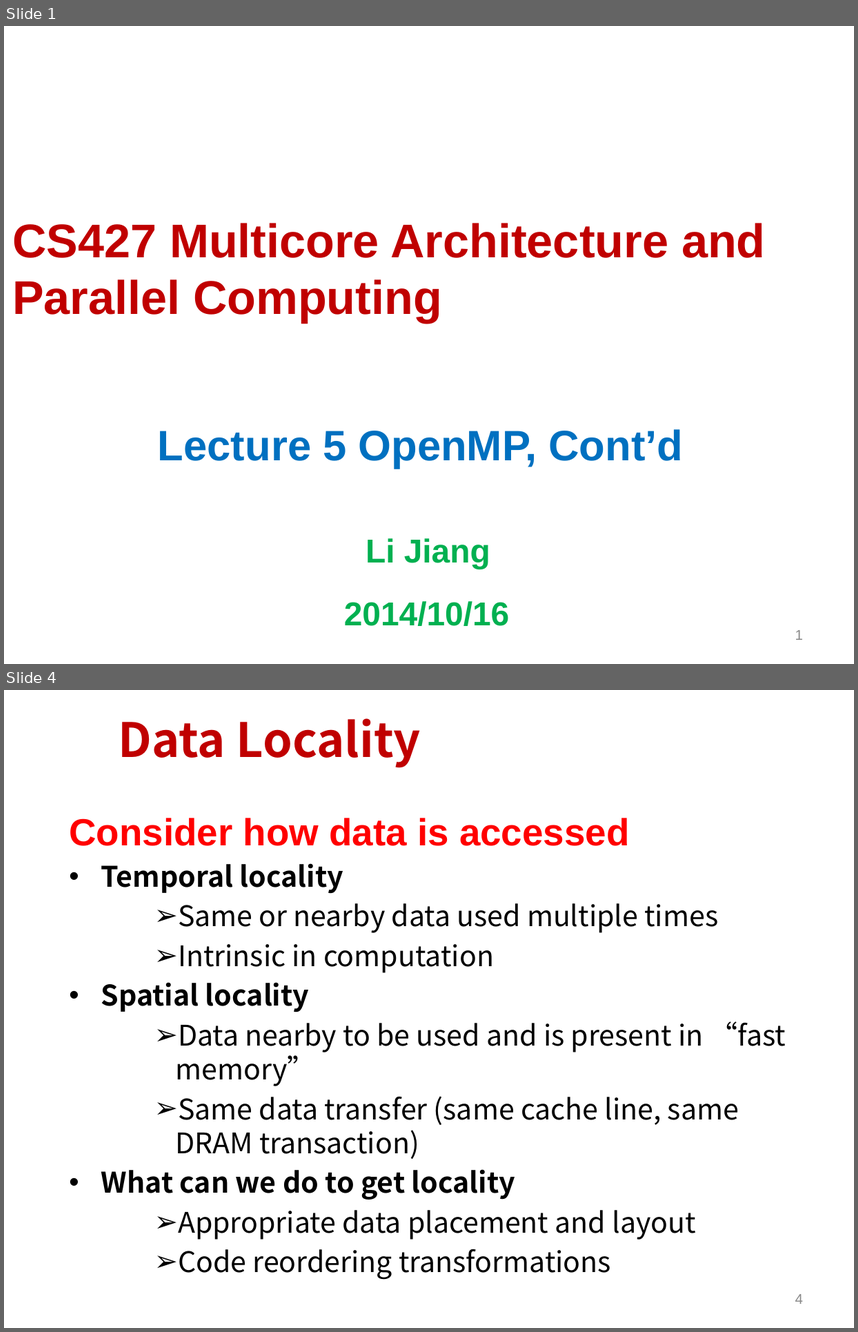
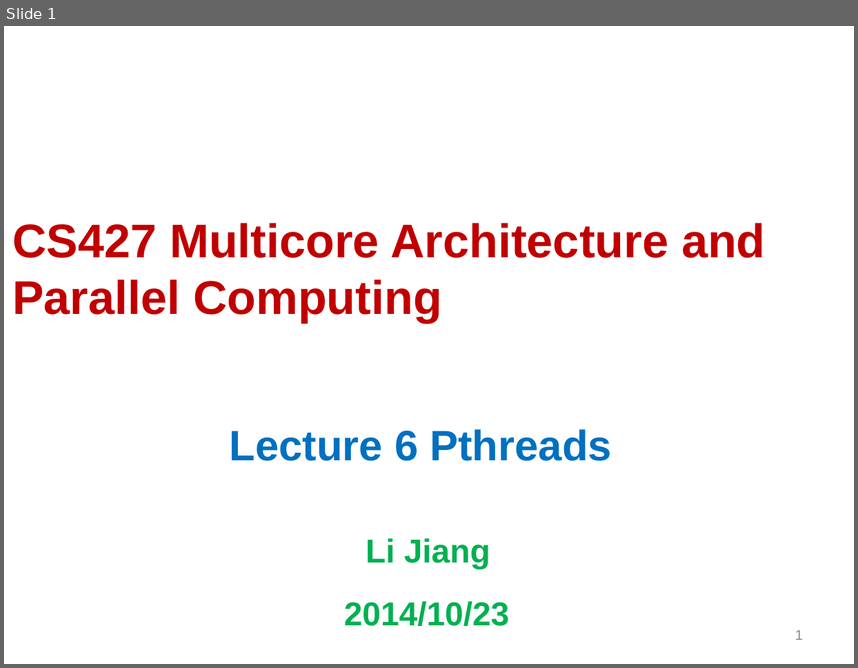
Before and after one commit to Tevic/CS427, a slide deck: files/Lecture05.pptx. Shown one above the other, each under a label of ours: slides 1 and 4 before the commit, slide 1 after it; the slides between them are not shown. The pictures are 858x1332 and 858x668 pixels, drawn with LibreOffice and Linux fonts; fonts in the diff are those of the drawing; background and template pictures are left out. Boxes give left, top, right and bottom in pixels: in the first picture for what was removed or moved away, otherwise in the second. Text is boxed around its words. In the diff, an @@ line names an element or a change of style, - is before the commit and + after.

```diff
--- a/files/Lecture05.pptx
+++ b/files/Lecture05.pptx
@@ slide 4 removed at (4,690,854,1328), background #FFFFFF @@
@@ title removed at (119,718,421,768) @@
-Data Locality
@@ text removed at (69,818,786,1279) @@
-Consider how data is accessed
-• Temporal locality
-    ➢ Same or nearby data used multiple times
-    ➢ Intrinsic in computation
-• Spatial locality
-    ➢ Data nearby to be used and is present in “fast memory”
-    ➢ Same data transfer (same cache line, same DRAM transaction)
-• What can we do to get locality
-    ➢ Appropriate data placement and layout
-    ➢ Code reordering transformations
@@ page number removed at (795,1294,803,1303) @@
-4
@@ slide 1 changed as well @@
@@ subtitle at (230,429,611,461): text changed @@
-Lecture 5 OpenMP, Cont’d
+Lecture 6 Pthreads
@@ subtitle at (344,601,510,626): text changed @@
-2014/10/16
+2014/10/23
```
Also in this commit, not shown: 1 other slide changed, 49 slides added, 42 other slides removed, 15 other files.
